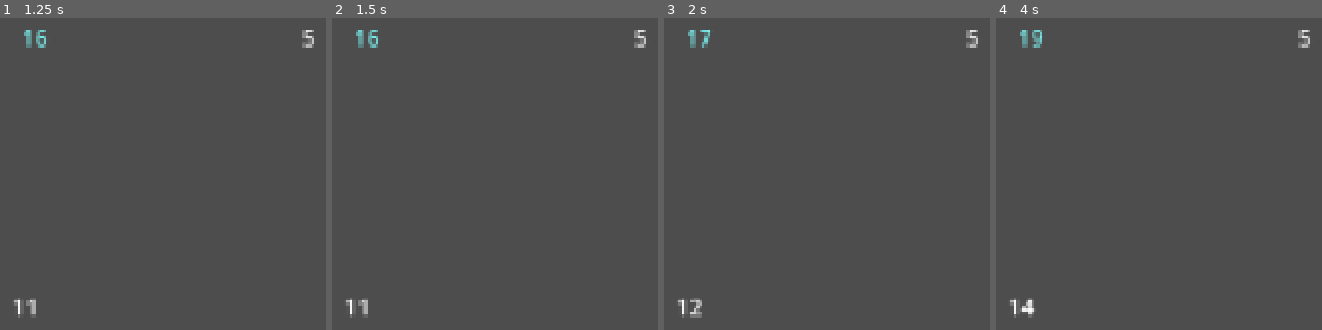
Above: before the commit, frames 1-4 (left to right).
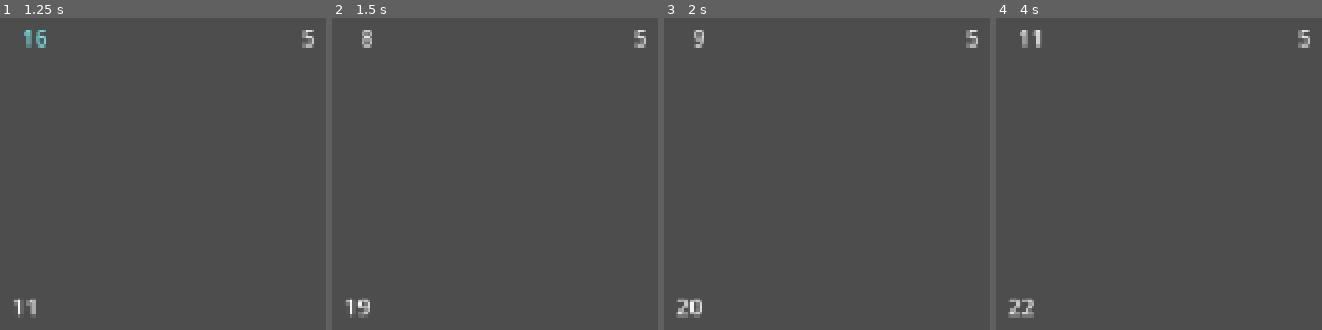
Above: after the commit, the same moments.

Repository: AgustinGattone/castles-and-bridges
Game: Godot game, scene res://scenes/nivel.tscn
Two runs of this game, one before a commit and one after it. Both use one fixed random seed, a clock stepped at 60 frames per second and the inputs below. The engine's default icon, where the game draws it, is replaced by a stand-in: a white triangle on a blue panel in a dark square.
Inputs (mouse positions are in pixels of both pictures, inside the frame that each line leads up to):
- Up to frame 1 (1.25 s): tap Enter at 0.5 s; move the mouse to (35, 39) at 0.52 s; click (35, 39) at 0.67 s
- Up to frame 2 (1.5 s): tap Space at 1.25 s; move the mouse to (358, 308) at 1.27 s; click (358, 308) at 1.42 s
- Up to frame 3 (2 s): no input
- Up to frame 4 (4 s): tap Enter at 2, 3.5 s; move the mouse to (1305, 39) at 2.02 s; click (1305, 39) at 2.17 s; tap Space at 2.75 s; move the mouse to (outside the picture) at 2.77 s; click (outside the picture) at 2.92 s; move the mouse to (outside the picture) at 3.52 s; click (outside the picture) at 3.67 s

Frame 1 is identical in both runs. In frame 2, 0.5% of the frame differs, in the area x 7-15%, y 3-97%; in frame 3, 0.6%, in the area x 3-15%, y 3-97%; in frame 4, 0.6%.

Commit message:
feat: implementacion de selector de bases y transferencia instantanea de tropas

Diff:
--- a/base.gd
+++ b/base.gd
@@ -1,4 +1,5 @@
 extends Area2D
+signal base_clicked(base_node)
 
 # --- VARIABLES CONFIGURABLES ---
 # @export permite modificar estos valores desde el Inspector de Godot
@@ -42,7 +43,5 @@
 func _on_input_event(viewport: Node, event: InputEvent, shape_idx: int) -> void:
 	# Verificamos si el evento es un clic del mouse, si es el botón izquierdo, y si acaba de ser presionado
 	if event is InputEventMouseButton and event.button_index == MOUSE_BUTTON_LEFT and event.pressed:
-		# Solo deberíamos poder seleccionar bases que nos pertenecen
-		if is_player:
-			# Alternamos el estado de selección
-			set_selected(!is_selected)
+		# Le decimos al Nivel: "!Me hicieron click, y soy yo (self)!"
+		base_clicked.emit(self)
--- /dev/null
+++ b/nivel.gd
@@ -0,0 +1,49 @@
+extends Node2D
+
+# Esta variable guardará la primera base que toquemos
+var base_seleccionada: Area2D = null
+
+func _ready() -> void:
+	# Recorremos todos los nodos hijos que tenga el Nivel
+	for hijo in get_children():
+		# Verificamos si el hijo es una Base (comprobando si tiene el método update_label)
+		if hijo.has_method("update_label"):
+			# Conectamos su señal a nuestra nueva función
+			hijo.base_clicked.connect(_on_base_clicked)
+
+# Esta función se ejecuta cada vez que CUALQUIER base es clickeada
+func _on_base_clicked(base_clicada: Area2D) -> void:
+	# CASO 1: No hay ninguna base seleccionada previamente
+	if base_seleccionada == null:
+		# Solo podemos seleccionar bases que sean del jugador y tengan más de 1 tropa
+		if base_clicada.is_player and base_clicada.current_troops > 1:
+			base_seleccionada = base_clicada
+			base_seleccionada.set_selected(true)
+
+	# CASO 2: Ya teníamos una base seleccionada
+	else:
+		# Si hacemos clic en la MISMA base, la deseleccionamos
+		if base_seleccionada == base_clicada:
+			base_seleccionada.set_selected(false)
+			base_seleccionada = null
+		# Si hacemos clic en OTRA base, ¡Enviamos las tropas!
+		else:
+			enviar_tropas(base_seleccionada, base_clicada)
+			# Limpiamos la selección
+			base_seleccionada.set_selected(false)
+			base_seleccionada = null
+
+# Lógica matemática de mover tropas (Teletransporte temporal)
+func enviar_tropas(origen: Area2D, destino: Area2D) -> void:
+	# Calculamos la mitad de las tropas (la división entera en Godot redondea hacia abajo)
+	var tropas_a_enviar = origen.current_troops / 2
+
+	# Restamos las tropas del origen
+	origen.current_troops -= tropas_a_enviar
+	origen.update_label()
+
+	# Sumamos las tropas al destino (Por ahora es magia instantánea)
+	destino.current_troops += tropas_a_enviar
+	destino.update_label()
+
+	print("Se enviaron ", tropas_a_enviar, " tropas a la base objetivo.")
--- a/scenes/nivel.tscn
+++ b/scenes/nivel.tscn
@@ -1,8 +1,10 @@
 [gd_scene format=3 uid="uid://c4vrmukc83un5"]
 
 [ext_resource type="PackedScene" uid="uid://d2k3p2c3e42i7" path="res://scenes/base.tscn" id="1_0uyns"]
+[ext_resource type="Script" uid="uid://cp6gfi6oqhbbs" path="res://nivel.gd" id="1_2p2iw"]
 
 [node name="Nivel" type="Node2D" unique_id=902642756]
+script = ExtResource("1_2p2iw")
 
 [node name="Base" parent="." unique_id=784258533 instance=ExtResource("1_0uyns")]
 position = Vector2(103, 76)
Not shown, added: nivel.gd.uid
